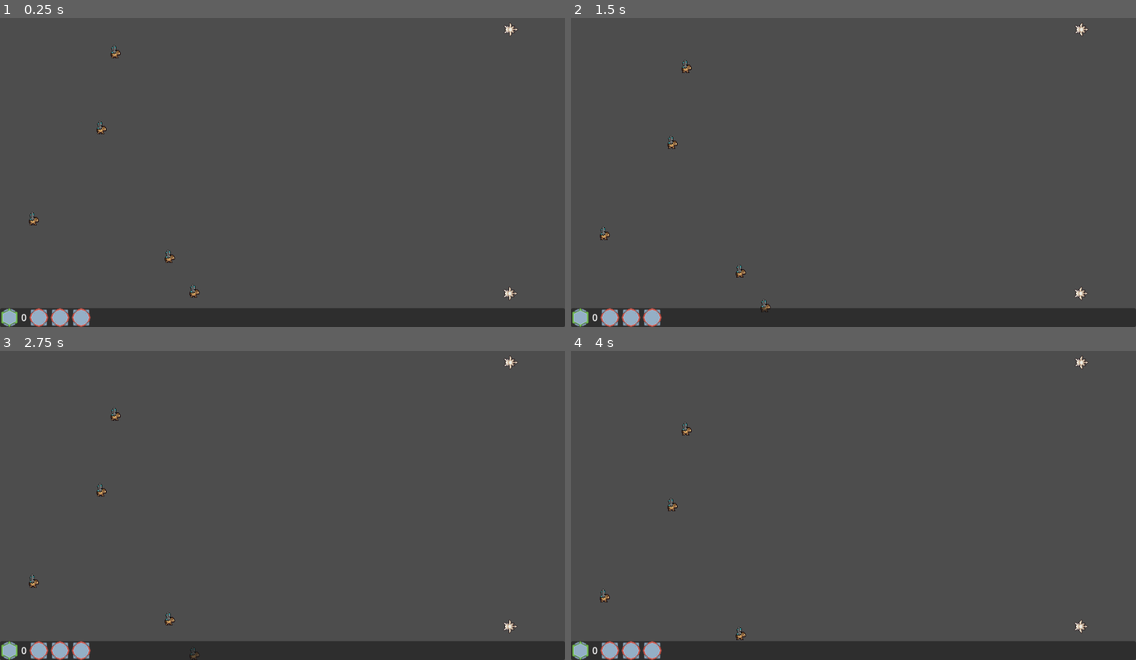
Above: before the commit, frames 1-4 (two rows, left to right).
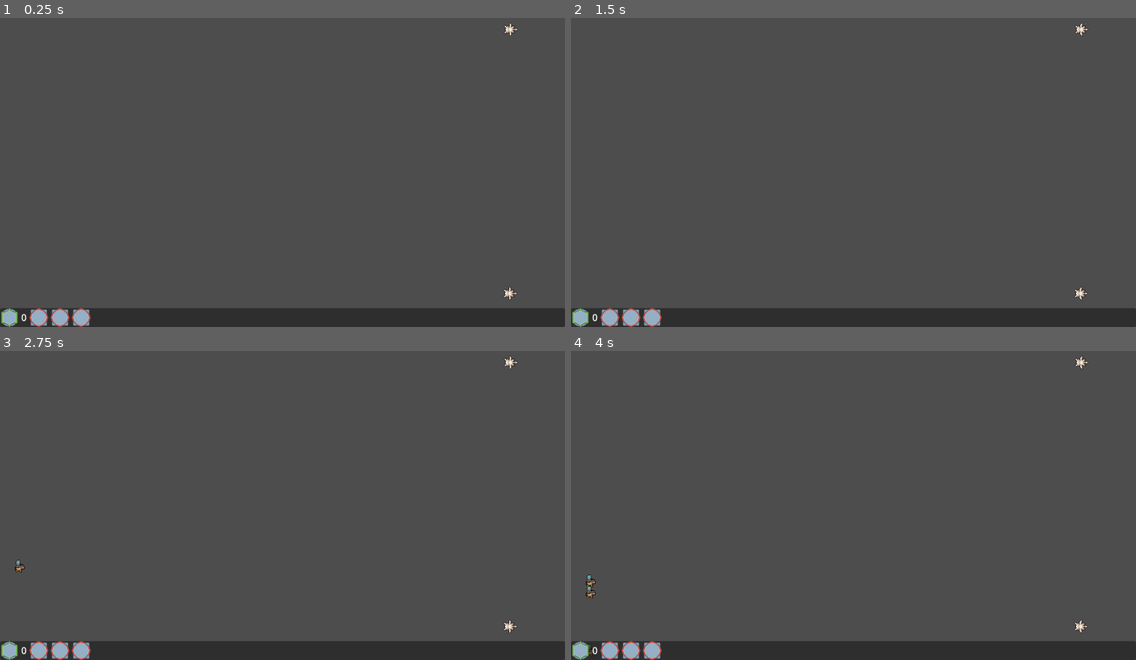
Above: after the commit, the same moments.

Repository: 00Her0/risen
Game: Godot game, scene res://main.tscn
Same seed, same stepped clock (60 frames per second), same inputs: the game is played once before the commit and once after it.
Inputs (mouse positions are in pixels of both pictures, inside the frame that each line leads up to):
- Up to frame 1 (0.25 s): no input
- Up to frame 2 (1.5 s): click (582, 317) at 0.5 s; click (610, 317) at 1.25 s
- Up to frame 3 (2.75 s): click (62, 650) at 2 s
- Up to frame 4 (4 s): click (650, 650) at 2.75 s; click (582, 650) at 3.5 s

The runs differ from the first frame. In frame 1, 0.2% of the frame differs, in the area x 5-36%, y 8-91%; in frame 2, 0.2%; in frame 3, 0.2%; in frame 4, 0.3%, in the area x 2-31%, y 23-99%.

Commit message:
fix things after rebasing

Diff:
--- a/Scenes/control.tscn
+++ b/Scenes/control.tscn
@@ -76,6 +76,7 @@
 
 [node name="CooldownShade" type="TextureProgressBar" parent="Spellpanel/Infohbox/Raisebutton"]
 visible = false
+layout_mode = 0
 offset_right = 31.0
 offset_bottom = 31.0
 tooltip_text = "Steal the soul of a freshly fallen body"
@@ -98,6 +99,7 @@
 
 [node name="CooldownShade" type="TextureProgressBar" parent="Spellpanel/Infohbox/Explodebutton"]
 visible = false
+layout_mode = 0
 offset_right = 31.0
 offset_bottom = 31.0
 tooltip_text = "Steal the soul of a freshly fallen body"
--- a/enemy.tscn
+++ b/enemy.tscn
@@ -1,16 +1,32 @@
-[gd_scene load_steps=6 format=3 uid="uid://b51h17oetcm33"]
+[gd_scene load_steps=8 format=3 uid="uid://b51h17oetcm33"]
 
 [ext_resource type="Script" path="res://Enemy.gd" id="1_bio02"]
-[ext_resource type="Texture2D" uid="uid://c23t3nvq7un4g" path="res://icon.svg" id="2_8ahph"]
+[ext_resource type="Texture2D" uid="uid://bhwvv4kfrjw2e" path="res://assets/Filler graphics/CyanKnight.png" id="2_kwiug"]
+
+[sub_resource type="AtlasTexture" id="AtlasTexture_w41ap"]
+atlas = ExtResource("2_kwiug")
+region = Rect2(96, 160, 32, 32)
+
+[sub_resource type="AtlasTexture" id="AtlasTexture_pi12x"]
+atlas = ExtResource("2_kwiug")
+region = Rect2(96, 160, 32, 32)
 
 [sub_resource type="SpriteFrames" id="SpriteFrames_etd3x"]
 animations = [{
 "frames": [{
 "duration": 1.0,
-"texture": ExtResource("2_8ahph")
+"texture": SubResource("AtlasTexture_w41ap")
 }],
 "loop": true,
 "name": &"default",
+"speed": 5.0
+}, {
+"frames": [{
+"duration": 1.0,
+"texture": SubResource("AtlasTexture_pi12x")
+}],
+"loop": true,
+"name": &"die",
 "speed": 5.0
 }]
 
@@ -24,8 +40,8 @@
 script = ExtResource("1_bio02")
 
 [node name="AnimatedSprite2D" type="AnimatedSprite2D" parent="."]
-scale = Vector2(0.5, 0.5)
 sprite_frames = SubResource("SpriteFrames_etd3x")
+animation = &"die"
 
 [node name="CollisionShape2D" type="CollisionShape2D" parent="."]
 shape = SubResource("RectangleShape2D_wu7qp")
--- a/main.tscn
+++ b/main.tscn
@@ -1,28 +1,16 @@
 [gd_scene load_steps=5 format=3 uid="uid://donecacfvxfvl"]
 
-[ext_resource type="PackedScene" uid="uid://5sewixaw5qvv" path="res://Scenes/enemy.tscn" id="1_m0eri"]
-[ext_resource type="PackedScene" uid="uid://cb3vvhp4od8ye" path="res://Scenes/walls.tscn" id="2_8wgpb"]
-[ext_resource type="PackedScene" uid="uid://dh45gqpapy2me" path="res://Scenes/dragon.tscn" id="3_3pd6f"]
+[ext_resource type="Script" path="res://Enemies.gd" id="1_qx6jg"]
+[ext_resource type="PackedScene" path="res://Scenes/walls.tscn" id="2_8wgpb"]
+[ext_resource type="PackedScene" path="res://Scenes/dragon.tscn" id="3_3pd6f"]
 [ext_resource type="PackedScene" uid="uid://dx1okvfblqpxj" path="res://Scenes/control.tscn" id="4_s24bf"]
 
 [node name="Main" type="Node2D"]
 
 [node name="Enemies" type="Node2D" parent="."]
+script = ExtResource("1_qx6jg")
 
-[node name="Enemy" parent="Enemies" instance=ExtResource("1_m0eri")]
-position = Vector2(329, 476)
-
-[node name="Enemy2" parent="Enemies" instance=ExtResource("1_m0eri")]
-position = Vector2(287, 417)
-
-[node name="Enemy3" parent="Enemies" instance=ExtResource("1_m0eri")]
-position = Vector2(171, 198)
-
-[node name="Enemy4" parent="Enemies" instance=ExtResource("1_m0eri")]
-position = Vector2(195, 69)
-
-[node name="Enemy5" parent="Enemies" instance=ExtResource("1_m0eri")]
-position = Vector2(56, 353)
+[node name="spawn_cooldown" type="Timer" parent="Enemies"]
 
 [node name="Walls" parent="." instance=ExtResource("2_8wgpb")]
 
@@ -54,5 +42,7 @@
 offset_right = 480.0
 offset_bottom = 540.0
 
+[connection signal="timeout" from="Enemies/spawn_cooldown" to="Enemies" method="_on_spawn_cooldown_timeout"]
+
 [editable path="Walls"]
 [editable path="Walls/Wall_segment 1"]
Not shown: 1 places in Scenes/control.tscn that only renumber resources
